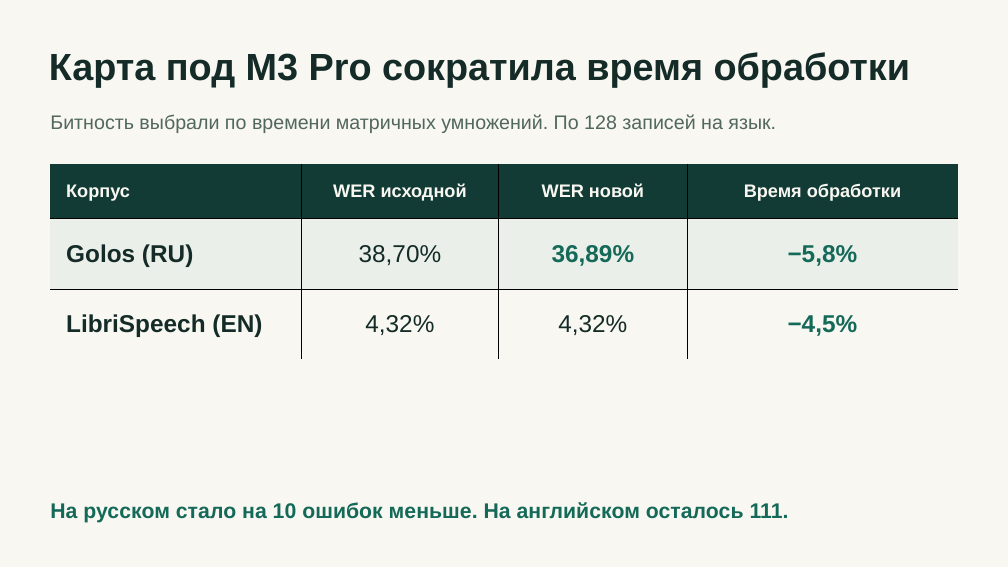
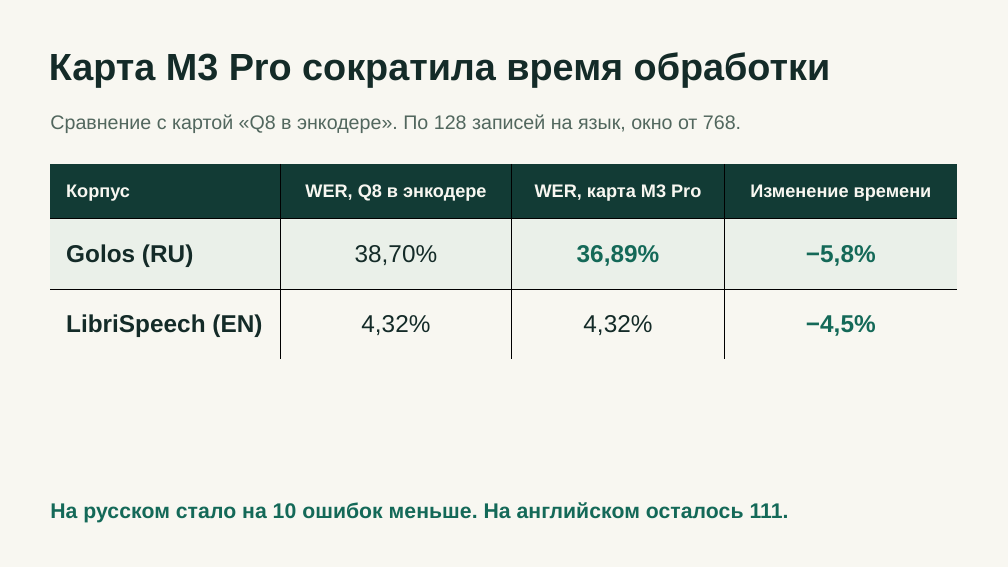
Before and after one commit to mnenadoeloo/EDLM_Whisper_Boost, a slide deck: slide 5 of results/whisper-small.pptx (slide 4 before the commit). Drawn at 1008x567 pixels with LibreOffice and Linux fonts; fonts in the diff are those of the drawing. Boxes give left, top, right and bottom in pixels: in the first picture for what was removed or moved away, otherwise in the second. Text is boxed around its words. In the diff, an @@ line names an element or a change of style, - is before the commit and + after.

```diff
--- a/results/whisper-small.pptx
+++ b/results/whisper-small.pptx
@@ text at box(49, 52, 831, 87): text changed @@
-Карта под M3 Pro сократила время обработки
+Карта M3 Pro сократила время обработки
@@ text at box(50, 114, 741, 133): text changed @@
-Битность выбрали по времени матричных умножений. По 128 записей на язык.
+Сравнение с картой «Q8 в энкодере». По 128 записей на язык, окно от 768.
@@ table at box(51, 164, 957, 430) @@
-row 1: Корпус | WER исходной | WER новой | Время обработки
+row 1: Корпус | WER, Q8 в энкодере | WER, карта M3 Pro | Изменение времени
```
Also in this commit, not shown: 3 other slides changed, 6 slides added, 2 slides removed, 16 other files.
